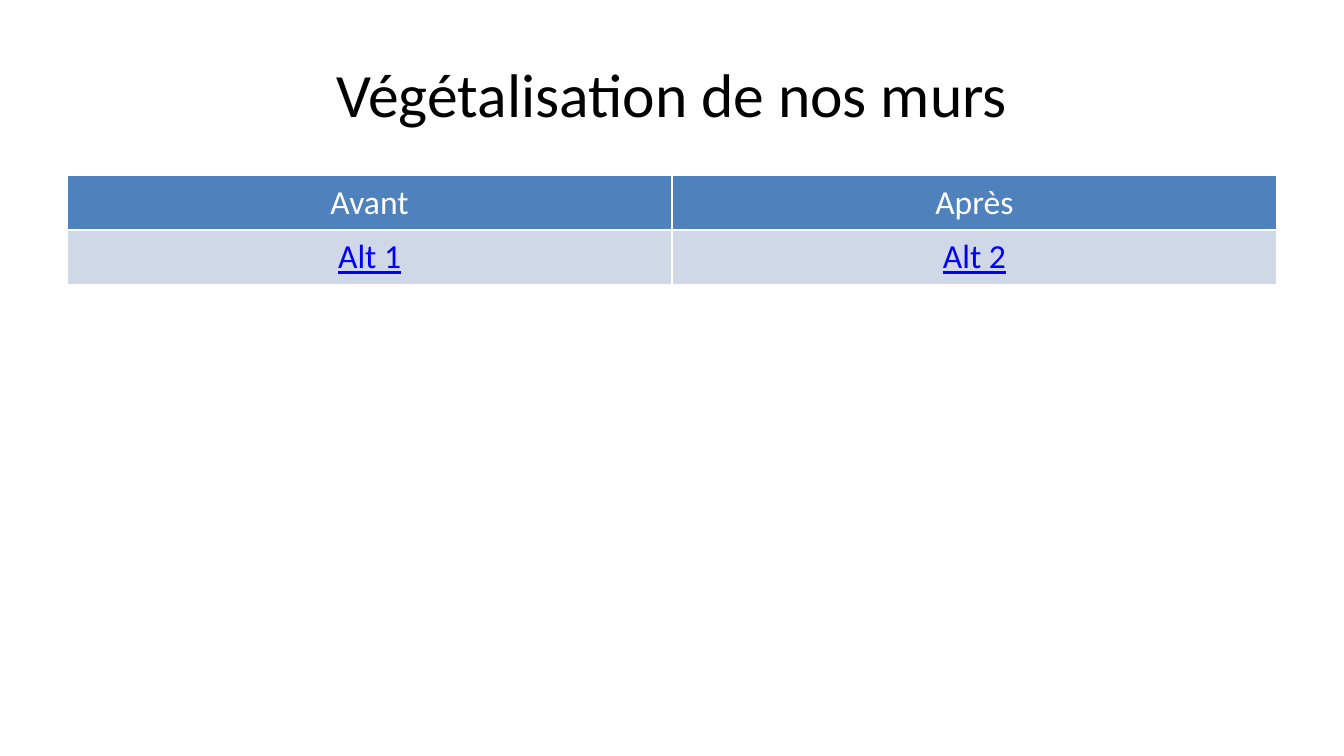
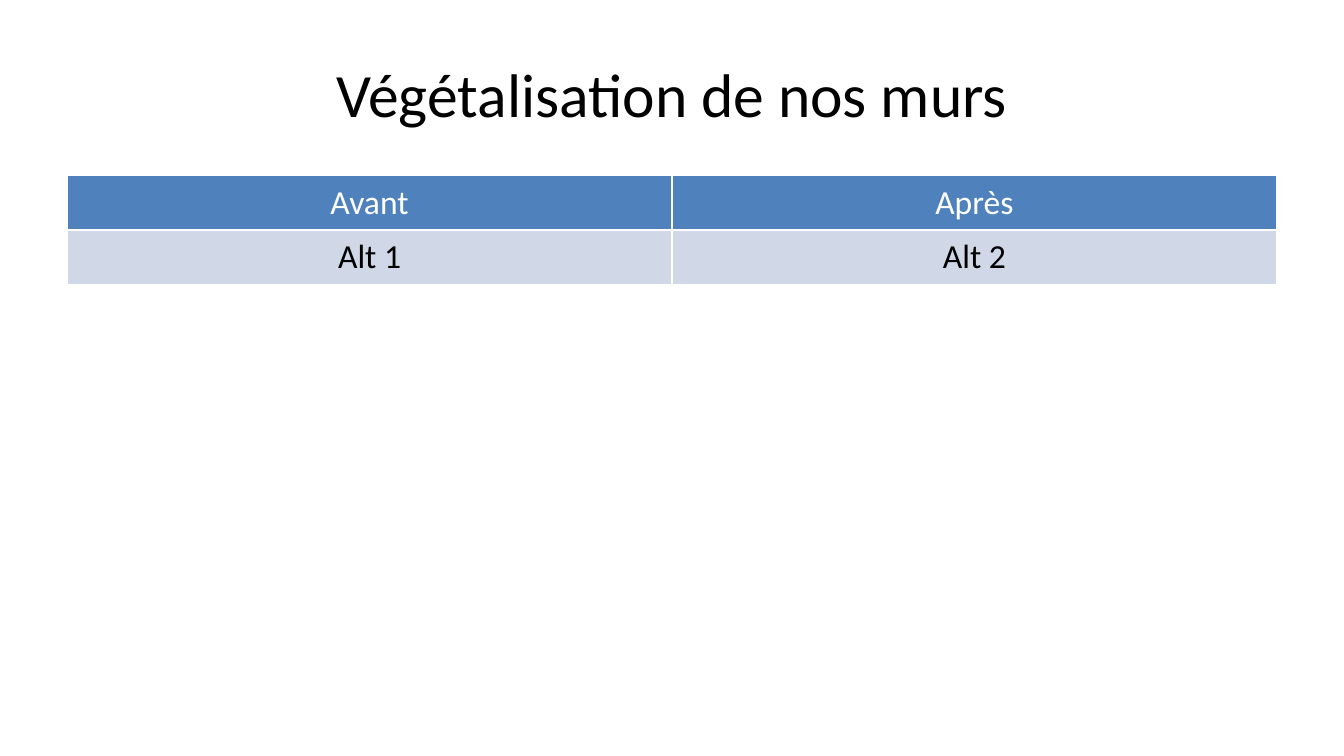
Before and after one commit to Bertrand82/vegetalisation_m2q, a slide deck: slide 1 of presentation.pptx. Drawn at 1344x756 pixels with LibreOffice and Linux fonts; fonts in the diff are those of the drawing. Boxes give left, top, right and bottom in pixels: in the first picture for what was removed or moved away, otherwise in the second. Text is boxed around its words. In the diff, an @@ line names an element or a change of style, - is before the commit and + after.

```diff
--- a/presentation.pptx
+++ b/presentation.pptx
@@ table at <box>67,176,1277,675</box> @@
@@ text colour #0000FF to #000000, underline off in "Alt 1", "Alt 2" @@
```
Also in this commit, not shown: 4 other files.
